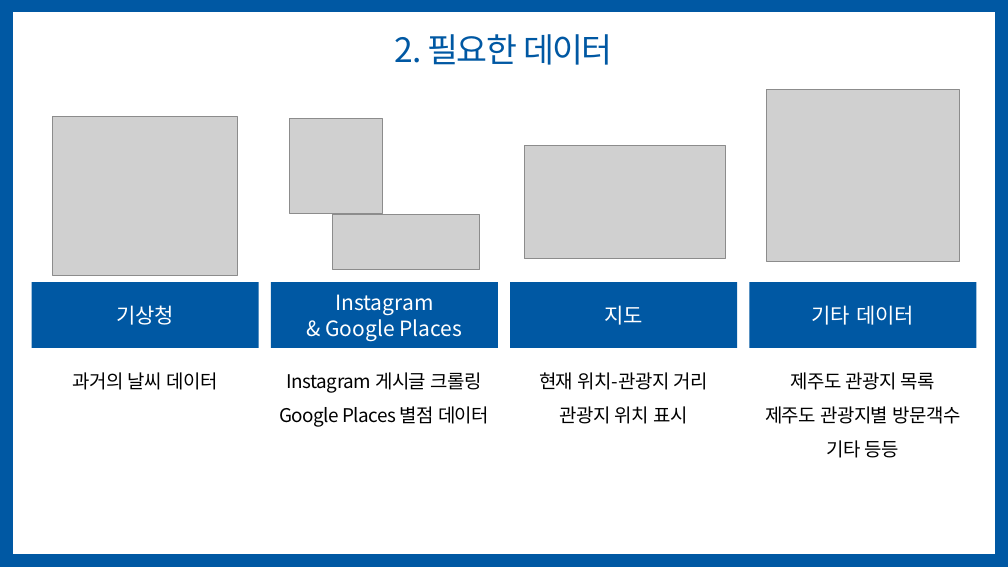
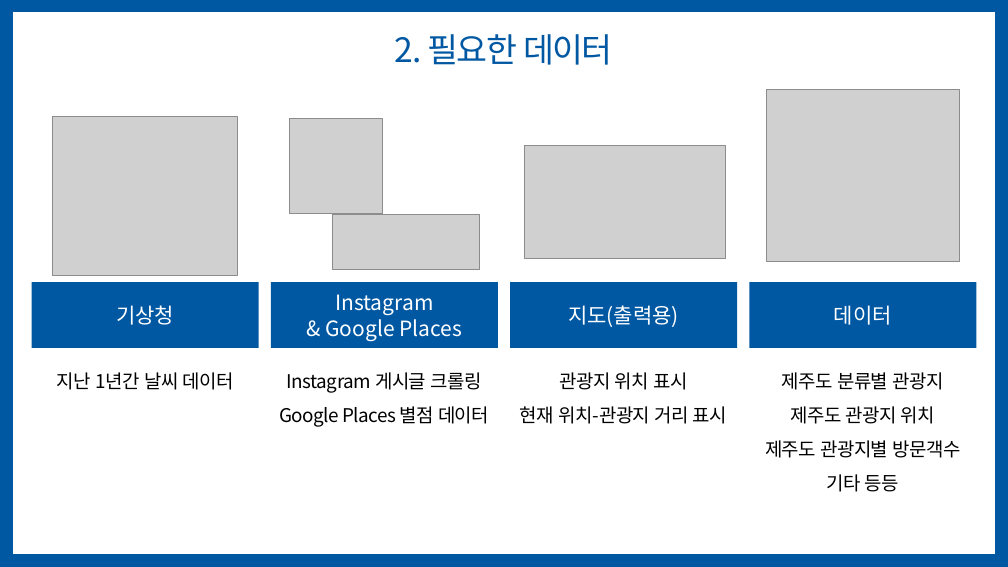
Before and after one commit to jihyeyun00/teamproject_python, a slide deck: slide 7 of 2차 팀프로젝트/6조_20200117.pptx. Drawn at 1008x567 pixels with LibreOffice and Linux fonts; fonts in the diff are those of the drawing; grey boxes stand for pictures. Boxes give left, top, right and bottom in pixels: in the first picture for what was removed or moved away, otherwise in the second. Text is boxed around its words. In the diff, an @@ line names an element or a change of style, - is before the commit and + after.

```diff
--- a/2차 팀프로젝트/6조_20200117.pptx
+++ b/2차 팀프로젝트/6조_20200117.pptx
@@ text in rectangle at (568, 305, 679, 327): text changed @@
-지도
+지도(출력용)
@@ text in rectangle at (834, 305, 892, 325): text changed @@
-기타 데이터
+데이터
@@ text at (56, 372, 234, 390): text changed @@
-과거의 날씨 데이터
+지난 1년간 날씨 데이터
@@ text at (539, 372, 708, 390): paragraph removed @@
-현재 위치-관광지 거리
@@ text at (782, 372, 944, 424): text changed @@
-제주도 관광지 목록
+제주도 분류별 관광지
+제주도 관광지 위치
@@ text at (520, 406, 727, 424): paragraph added @@
+현재 위치-관광지 거리 표시
```
Also in this commit, not shown: 9 other slides changed, 1 other file.
